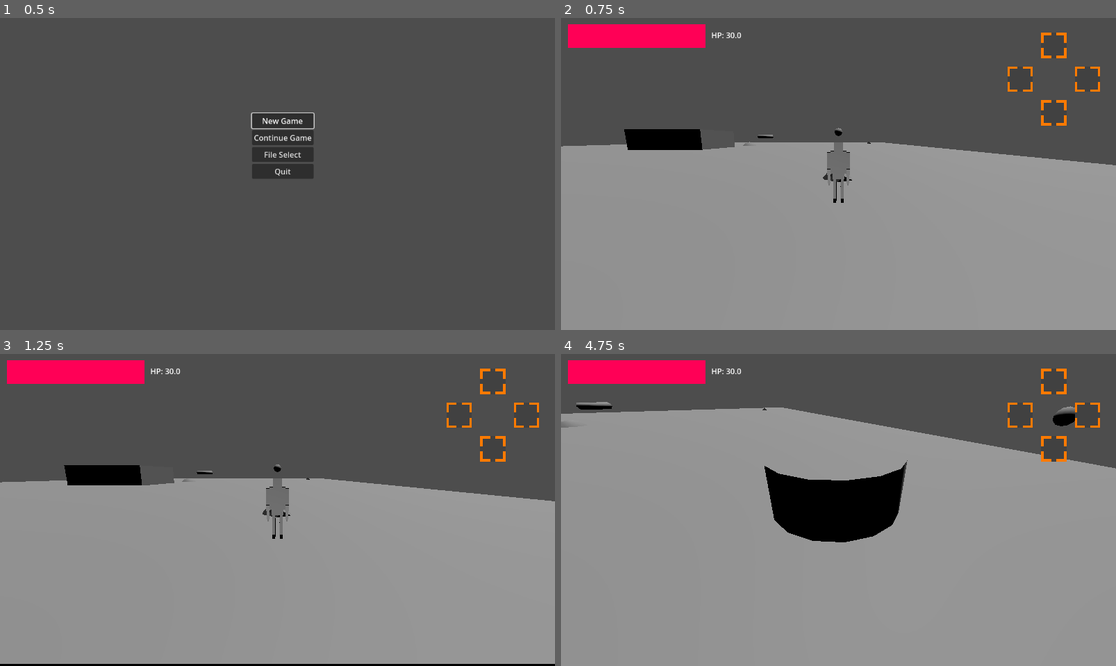
Above: before the commit, frames 1-4 (two rows, left to right).
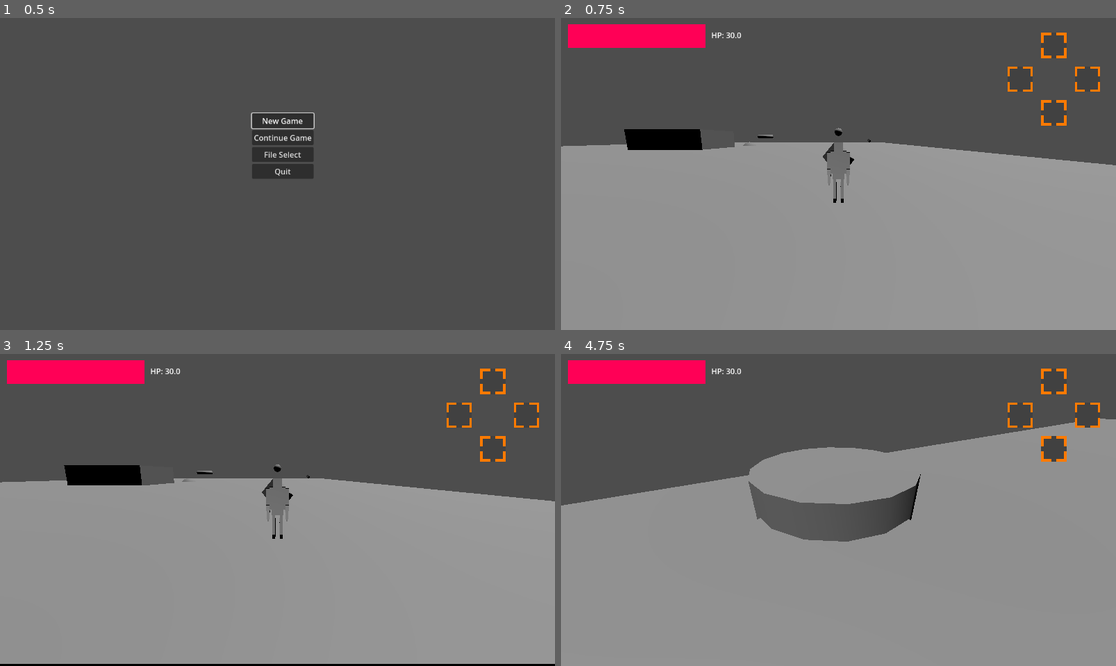
Above: after the commit, the same moments.

Repository: stron1le/MVM28
Game: Godot game, scene res://Scenes/start_screen.tscn
Two runs of this game, one before a commit and one after it. Both use one fixed random seed, a clock stepped at 60 frames per second and the inputs below.
Inputs (mouse positions are in pixels of both pictures, inside the frame that each line leads up to):
- Up to frame 1 (0.5 s): no input
- Up to frame 2 (0.75 s): click "New Game" at 0.5 s
- Up to frame 3 (1.25 s): no input
- Up to frame 4 (4.75 s): tap Enter at 1.25 s; move the mouse to (866, 510) at 1.27 s; hold W (ForwardAxisNegative) from 1.28 s (still down); click (866, 510) at 1.35 s; tap Space (Jump) at 1.52, 2.27, 3.77, 4.52 s; move the mouse to (810, 510) at 2.02 s; click (810, 510) at 2.1 s; move the mouse to (849, 503) at 2.77 s; right-click (849, 503) at 2.85 s; click (849, 503) at 3.05 s; move the mouse to (832, 516) at 3.52 s; tap Left (HorizontalAxisNegative) at 3.6 s; click (832, 516) at 3.8 s; move the mouse to (877, 513) at 4.27 s; tap Right (HorizontalAxisPositive) at 4.35 s; click (877, 513) at 4.55 s

Frame 1 is identical in both runs. In frame 2, less than 0.1% of the frame differs, in the area x 47-56%, y 38-53%; in frame 3, less than 0.1%; in frame 4, 19%, in the area x 0-100%, y 15-61%.

Commit message:
Modified save crystal activation
Save crystals now are activated by comparing to a 'canActivateSave' flag. This means now different actions can activate it, like a sword swing vs an arrow shot.

Diff:
--- a/mvm28/Scenes/save_crystal.tscn
+++ b/mvm28/Scenes/save_crystal.tscn
@@ -16,16 +16,19 @@
 camera = ExtResource("3_ght8y")
 
 [node name="CSGBox3D" type="CSGBox3D" parent="."]
-transform = Transform3D(0.46455, 0.634244, -0.618003, -0.503145, 0.763331, 0.40518, 0.728724, 0.122718, 0.673722, 0, 0, 0)
+transform = Transform3D(0.46455, 0.634244, -0.618003, -0.503145, 0.763331, 0.40518, 0.728724, 0.122718, 0.673722, 0, 1.16753, 0)
 
 [node name="CollisionShape3D" type="CollisionShape3D" parent="."]
+transform = Transform3D(1, 0, 0, 0, 1, 0, 0, 0, 1, 0, 1, 0)
 shape = SubResource("CylinderShape3D_jl238")
 
 [node name="StaticBody3D" type="StaticBody3D" parent="."]
+transform = Transform3D(1, 0, 0, 0, 1, 0, 0, 0, 1, 0, 1, 0)
 collision_layer = 2
 
 [node name="CollisionShape3D" type="CollisionShape3D" parent="StaticBody3D"]
 shape = SubResource("CylinderShape3D_dx0k3")
 
+[connection signal="area_entered" from="." to="." method="_on_area_entered"]
 [connection signal="body_entered" from="." to="." method="_on_body_entered"]
 [connection signal="body_exited" from="." to="." method="_on_body_exited"]
--- a/mvm28/Scenes/test_attack.tscn
+++ b/mvm28/Scenes/test_attack.tscn
@@ -5,7 +5,7 @@
 [sub_resource type="CylinderShape3D" id="CylinderShape3D_424uh"]
 radius = 2.5
 
-[node name="TestAttack" type="Area3D"]
+[node name="TestAttack" type="Area3D" groups=["canActivateSave"]]
 collision_mask = 3
 script = ExtResource("1_o2nol")
 
--- a/mvm28/Scripts/save_crystal.gd
+++ b/mvm28/Scripts/save_crystal.gd
@@ -22,10 +22,10 @@
 func _process(delta):
 	if (!interacting):
 		return;
-	if (Input.is_action_just_pressed("Attack")):
-		Globals.playerPosition=id;
-		print('crystal hit'+str(id));
-		GlobalSettings.save();
+	#if (Input.is_action_just_pressed("Attack")):
+		#Globals.playerPosition=id;
+		#print('crystal hit'+str(id));
+		#GlobalSettings.save();
 
 
 func _on_body_exited(body):
@@ -39,3 +39,11 @@
 	newLock.global_position=global_position;
 	newLock.target1=self;
 	newLock.target2=char;
+
+
+func _on_area_entered(area):
+	if (area.is_in_group("canActivateSave")):
+		Globals.playerPosition=id;
+		print('crystal hit'+str(id));
+		GlobalSettings.save();
+	pass # Replace with function body.
--- a/mvm28/Scripts/test_attack.gd
+++ b/mvm28/Scripts/test_attack.gd
@@ -6,7 +6,7 @@
 	else:
 		$Timer.paused=false;
 func _on_body_entered(body):
-	var x = body as Node3D;;
+	var x = body as Node3D;
 	if (x.is_in_group("Enemy")):
 		emit_signal("hitObject",body);
 		print("enteredbody");
--- a/mvm28/project.godot
+++ b/mvm28/project.godot
@@ -28,6 +28,10 @@
 "res://PNGs/": "pink",
 "res://Scenes/": "yellow"
 }
+
+[global_group]
+
+canActivateSave="Can this attack activate save crystals?"
 
 [input]
 
